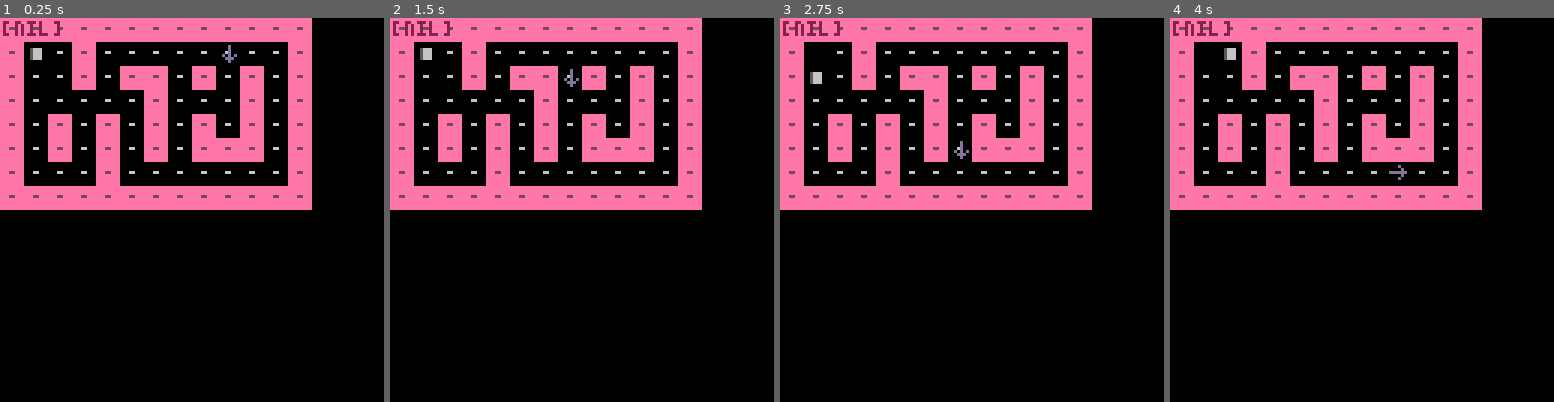
Above: before the commit, frames 1-4 (left to right).
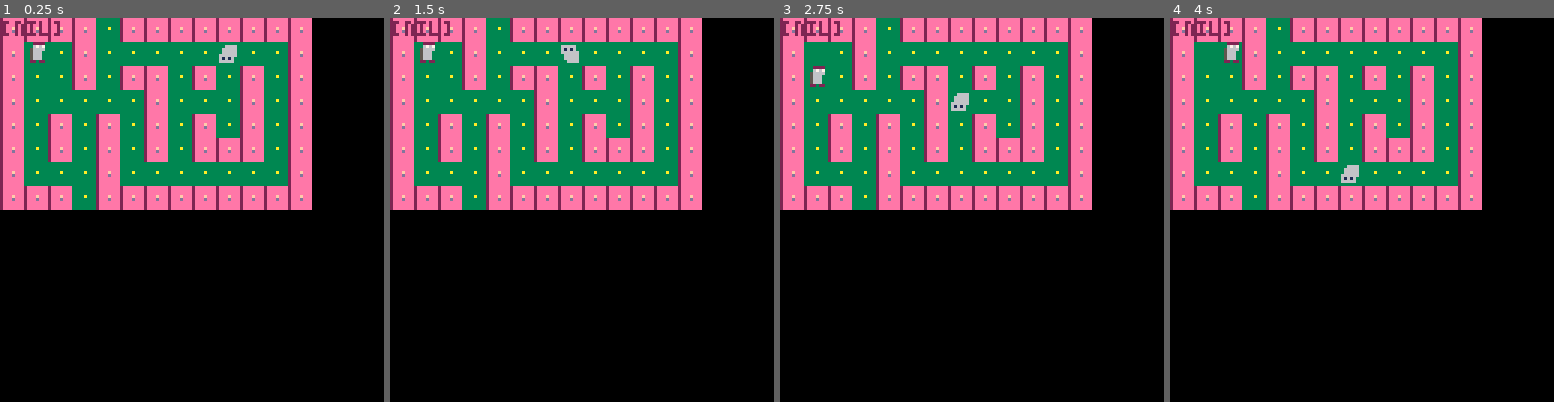
Above: after the commit, the same moments.

Repository: mrspeaker/bug64
Game: PICO-8 cartridge poc/bug-prot.p8
Two runs of this game, one before a commit and one after it. Both use one fixed random seed, a clock stepped at 60 frames per second and the inputs below.
Inputs:
- Up to frame 1 (0.25 s): no input
- Up to frame 2 (1.5 s): tap X (X key) at 1.07 s
- Up to frame 3 (2.75 s): hold Left 1.97-2.37 s; tap X (X key) at 2.07, 2.4, 2.73 s; hold Down from 2.42 s (still down)
- Up to frame 4 (4 s): release Down at 2.82 s; hold Right 2.87-3.53 s; tap X (X key) at 3.07, 3.4, 3.73 s; hold Up from 3.58 s (still down)

The runs differ from the first frame. In frame 1, 22% of the frame differs, in the area x 0-79%, y 0-50%; in frame 2, 22%; in frame 3, 22%; in frame 4, 22%.

Commit message:
edge bounds

Diff:
--- a/poc/bug-prot.p8
+++ b/poc/bug-prot.p8
@@ -24,7 +24,7 @@
  end
 
  ta+=1
- if ta>=12 then
+ if ta>=17 then
  	move_arrows()
   ta=0
  end
@@ -41,7 +41,7 @@
 end
 
 function is_maze(tile)
-  return fget(tile,7)
+  return fget(tile,7) or tile==0
 end
 
 function is_v(dir)
@@ -167,6 +167,10 @@
  local n_arrow=n_dirs>0
  local n_wall=is_wall(n_tile)
 
+ if n_tile== 0 then
+ 	return
+ end
+
  local clear=false
 
  if n_arrow and n_wall then
@@ -206,7 +210,7 @@
  	//pxd=dx==0and 0 or sgn(dx)
  	//pyd=dy==0and 0 or sgn(dy)
  	if n_tile==3 then
- 		mset(px,py,0)
+ 		mset(px,py,8)
  	end
  	if n_tile==17 then
  	 mset(px,py,1)
@@ -386,15 +390,16 @@
 
 
 
+
 __gff__
 0080000000000000000000000000000000808281848800000000000000000000000000000000000000000000000000000000000000000000000000000000000000000000000000000000000000000000000000000000000000000000000000000000000000000000000000000000000000000000000000000000000000000000
 0000000000000000000000000000000000000000000000000000000000000000000000000000000000000000000000000000000000000000000000000000000000000000000000000000000000000000000000000000000000000000000000000000000000000000000000000000000000000000000000000000000000000000
 __map__
-1111111111111111111111111100000000000000000000000000000000000000000000000000000000000000000000000000000000000000000000000000000000000000000000000000000000000000000000000000000000000000000000000000000000000000000000000000000000000000000000000000000000000000
+1111111103111111111111111100000000000000000000000000000000000000000000000000000000000000000000000000000000000000000000000000000000000000000000000000000000000000000000000000000000000000000000000000000000000000000000000000000000000000000000000000000000000000
 1103031103030303030303031100000000000000000000000000000000000000000000000000000000000000000000000000000000000000000000000000000000000000000000000000000000000000000000000000000000000000000000000000000000000000000000000000000000000000000000000000000000000000
 1103031103111103110311031100000000000000000000000000000000000000000000000000000000000000000000000000000000000000000000000000000000000000000000000000000000000000000000000000000000000000000000000000000000000000000000000000000000000000000000000000000000000000
 1103030303031103030311031100000000000000000000000000000000000000000000000000000000000000000000000000000000000000000000000000000000000000000000000000000000000000000000000000000000000000000000000000000000000000000000000000000000000000000000000000000000000000
 1103110311031103110311031100000000000000000000000000000000000000000000000000000000000000000000000000000000000000000000000000000000000000000000000000000000000000000000000000000000000000000000000000000000000000000000000000000000000000000000000000000000000000
 1103110311031103111111031100000000000000000000000000000000000000000000000000000000000000000000000000000000000000000000000000000000000000000000000000000000000000000000000000000000000000000000000000000000000000000000000000000000000000000000000000000000000000
 1103030311030303030303031100000000000000000000000000000000000000000000000000000000000000000000000000000000000000000000000000000000000000000000000000000000000000000000000000000000000000000000000000000000000000000000000000000000000000000000000000000000000000
-1111111111111111111111111100000000000000000000000000000000000000000000000000000000000000000000000000000000000000000000000000000000000000000000000000000000000000000000000000000000000000000000000000000000000000000000000000000000000000000000000000000000000000
+1111110311111111111111111100000000000000000000000000000000000000000000000000000000000000000000000000000000000000000000000000000000000000000000000000000000000000000000000000000000000000000000000000000000000000000000000000000000000000000000000000000000000000
Not shown, changed: 24 lines of the sprite sheet (__gfx__) section of poc/bug-prot.p8
